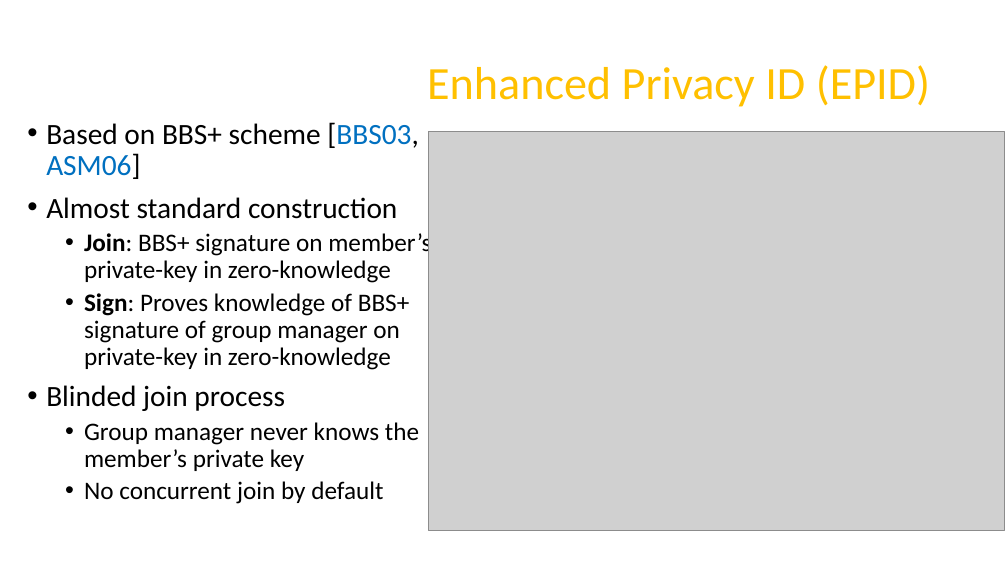
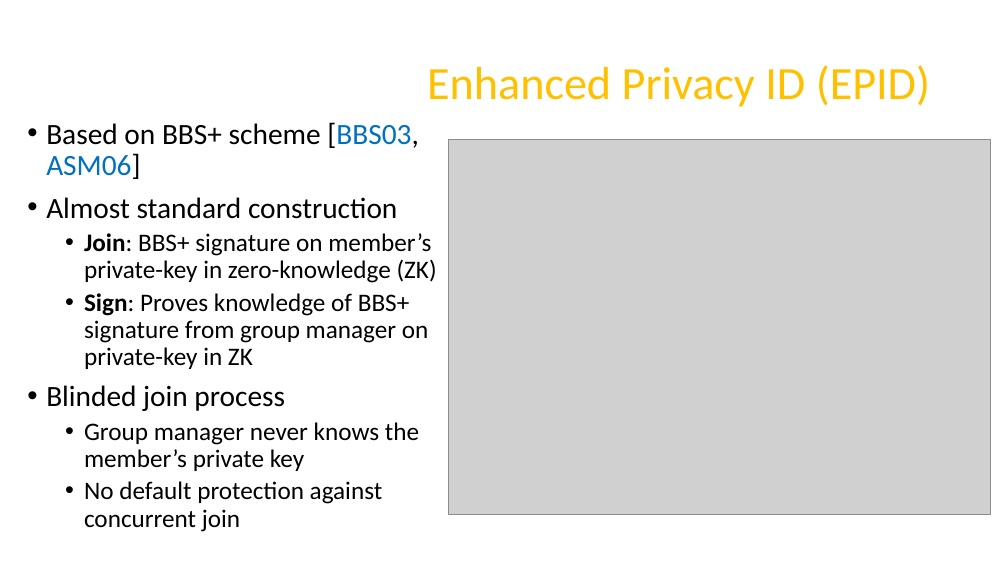
Before and after one commit to axelexic/sgx_remote_attestation_bh_17, a slide deck: slide 12 of presentation/us-17-Swami-SGX-Remote-Attestation-Is-Not-Sufficient.pptx. Drawn at 1008x567 pixels with LibreOffice and Linux fonts; fonts in the diff are those of the drawing; grey boxes stand for pictures; background and template pictures are left out. Boxes give left, top, right and bottom in pixels: in the first picture for what was removed or moved away, otherwise in the second. Text is boxed around its words. In the diff, an @@ line names an element or a change of style, - is before the commit and + after.

Commit message:
Fixing slide mistakes
Fixed issues with the presentation of bilinear groups

```diff
--- a/presentation/us-17-Swami-SGX-Remote-Attestation-Is-Not-Sufficient.pptx
+++ b/presentation/us-17-Swami-SGX-Remote-Attestation-Is-Not-Sufficient.pptx
@@ picture: place and size @@
-picture at box(429, 132, 1005, 530)
+picture at box(448, 140, 990, 515)
@@ text at box(84, 233, 437, 369): text changed @@
-  • Join: BBS+ signature on member’s private-key in zero-knowledge
-  • Sign: Proves knowledge of BBS+ signature of group manager on
-    private-key in zero-knowledge
+  • Join: BBS+ signature on member’s private-key in zero-knowledge (ZK)
+  • Sign: Proves knowledge of BBS+ signature from group manager on
+    private-key in ZK
@@ text at box(84, 481, 383, 532): text changed @@
-  • No concurrent join by default
+  • No default protection against concurrent join
```
Also in this commit, not shown: 1 other file.
